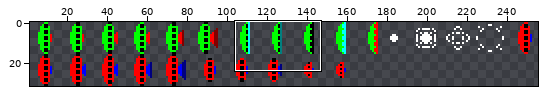
Sprite sheet: png/enemy.png. Above, an overview of the earlier version with the close-up marked.
Close-up. First the earlier version:
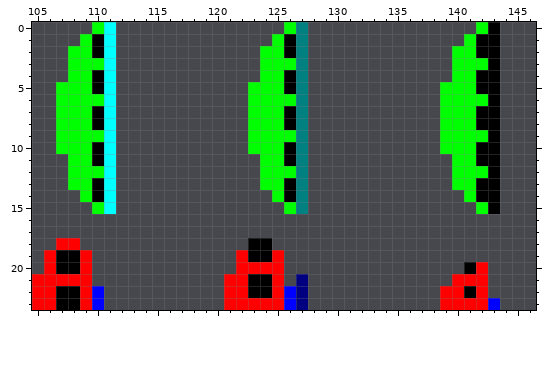
The file is 256x32 pixels. Shown: x 105..146, y 0..23. The wide view leaves out empty margins.
New version:
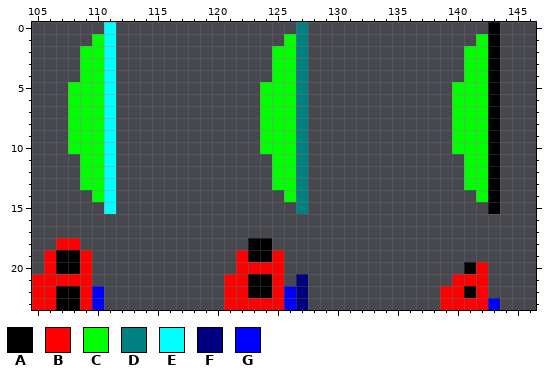
Palette (. is transparent): A #000000  B #ff0000  C #00ff00  D #008080  E #00ffff  F #000080  G #0000ff
Changes in this commit:
y 0: x 110 C -> .; x 126 C -> .; x 142 C -> .
y 1: x 109..110 CA -> .C; x 125..126 CA -> .C; x 141..142 CA -> .C
y 2: x 108 C -> .; x 110 A -> C; x 124 C -> .; x 126 A -> C; x 140 C -> .; x 142 A -> C
y 3: x 108 C -> .; x 124 C -> .; x 140 C -> .
y 4: x 108 C -> .; x 110 A -> C; x 124 C -> .; x 126 A -> C; x 140 C -> .; x 142 A -> C
y 5: x 107 C -> .; x 110 A -> C; x 123 C -> .; x 126 A -> C; x 139 C -> .; x 142 A -> C
y 6: x 107 C -> .; x 123 C -> .; x 139 C -> .
y 7..8: x 107 C -> .; x 110 A -> C; x 123 C -> .; x 126 A -> C; x 139 C -> .; x 142 A -> C
y 9: x 107 C -> .; x 123 C -> .; x 139 C -> .
y 10: x 107 C -> .; x 110 A -> C; x 123 C -> .; x 126 A -> C; x 139 C -> .; x 142 A -> C
y 11: x 108 C -> .; x 110 A -> C; x 124 C -> .; x 126 A -> C; x 140 C -> .; x 142 A -> C
y 12: x 108 C -> .; x 124 C -> .; x 140 C -> .
y 13: x 108 C -> .; x 110 A -> C; x 124 C -> .; x 126 A -> C; x 140 C -> .; x 142 A -> C
y 14: x 109..110 CA -> .C; x 125..126 CA -> .C; x 141..142 CA -> .C
y 15: x 110 C -> .; x 126 C -> .; x 142 C -> .
Where, in picture pixels (left, top, right, bottom), the same in both close-ups:
changed: (56, 22, 104, 214)
changed: (248, 22, 296, 214)
changed: (440, 22, 488, 214)
